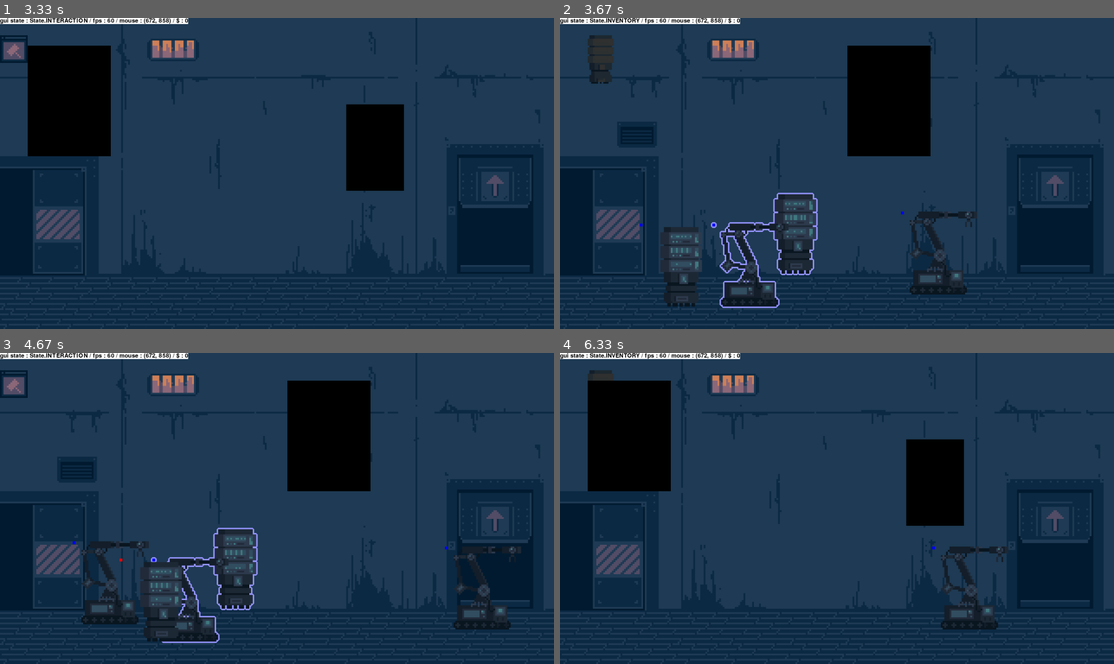
Above: before the commit, frames 1-4 (two rows, left to right).
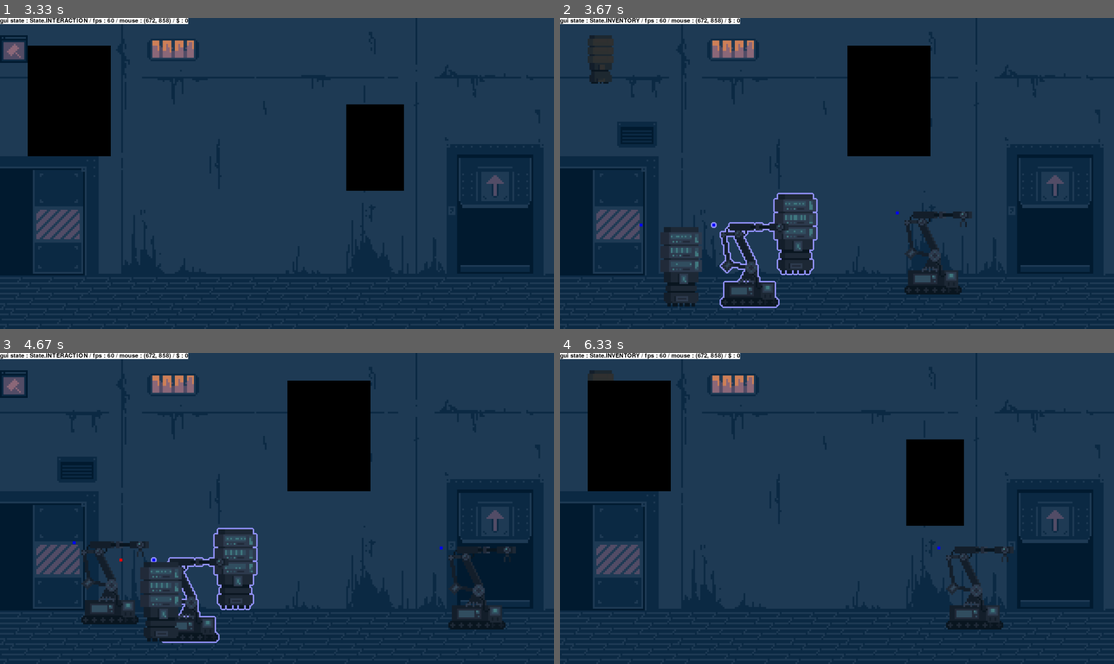
Above: after the commit, the same moments.

Repository: PouchyCorp/TrophNSI
Game: pygame game, started from sources/main.py
Two runs of this game, one before a commit and one after it. Both use one fixed random seed, a clock stepped at 60 frames per second and the inputs below.
Inputs (mouse positions are in pixels of both pictures, inside the frame that each line leads up to):
- Up to frame 1 (3.33 s): click (326, 101) at 0.38 s; hold Up 0.67-1.13 s; tap Space at 0.73, 1.03, 1.23, 2.57, 2.97 s; tap B at 0.82, 3.05 s; hold Down 1.17-1.47 s; click (38, 58) at 1.55 s; tap N at 1.83 s; click (193, 263) at 2.22 s; hold Up 2.5-2.87 s; hold Down 2.9-3.27 s; hold Up from 3.3 s (still down)
- Up to frame 2 (3.67 s): tap Space at 3.37 s; release Up at 3.6 s; hold Down from 3.63 s (still down)
- Up to frame 3 (4.67 s): tap Space at 3.7, 4.03, 4.43 s; release Down at 3.93 s; hold Up 3.97-4.33 s; tap B at 4.12 s; hold Down from 4.37 s (still down)
- Up to frame 4 (6.33 s): release Down at 4.73 s; hold Up 4.77-5.07 s; tap Space at 4.83, 5.17, 5.5, 5.9, 6.3 s; hold Down 5.1-5.4 s; tap B at 5.25 s; hold Up 5.43-5.8 s; hold Down 5.83-6.2 s; hold Up from 6.23 s (still down)

Frame 1 is identical in both runs. In frame 2, 0.7% of the frame differs, in the area x 60-75%, y 62-89%; in frame 3, 0.5%; in frame 4, 0.7%, in the area x 67-82%, y 62-89%.

Commit message:
meilleur pathfinding

Diff:
--- a/sources/main.py
+++ b/sources/main.py
@@ -54,7 +54,7 @@
 inventory: Inventory = Inventory()
 # inventory.inv.append(Placeable('654564231',Coord(1,(121,50)), sprite.P1))
 # inventory.inv.append(Placeable('6545dqw231',Coord(1,(121,50)), sprite.P2))
-inventory.inv.append(Placeable('6gqeeqd4231', Coord(1, (121, 50)), sprite.P3, anim=anim, y_constraint=600))
+inventory.inv.append(Placeable('6gqeeqd4231', Coord(1, (121, 50)), sprite.P3, anim=anim, y_constraint=600, tag="decoration"))
 
 build_mode: Build_mode = Build_mode()
 destruction_mode: Destruction_mode = Destruction_mode()
@@ -74,8 +74,7 @@
 
         for placeable in current_room.placed:
             if placeable.rect.collidepoint(mouse_pos.xy):
-                color = (150, 150, 255) if not destruction_mode.in_destruction_mode else (
-                    255, 0, 0)
+                color = (150, 150, 255) if not destruction_mode.in_destruction_mode else (255, 0, 0)
                 placeable.draw_outline(WIN, color)
 
         events = pg.event.get()
--- a/sources/objects/bot.py
+++ b/sources/objects/bot.py
@@ -128,11 +128,11 @@
 
     def logic(self, rooms : frozenset[Room]):
         '''finite state machine (FSM) implementation for bot ai'''
+
         match self.state:
             case Bot_states.IDLE:
                 draw.rect(self.surf, "red", (0,0,10,10))
 
-                print(self.is_inline)
 
                 #search for objects to walk to if not inline
                 if not self.is_inline:
@@ -142,20 +142,22 @@
                             if placeable.tag == "decoration":
                                 potential_destinations.append(placeable.coord.copy())
 
-                    print(potential_destinations)
                     self.target_coord = choice(potential_destinations)
 
-                if self.coord.x != self.target_coord.x:
+                if (self.coord.x, self.coord.room_num) != (self.target_coord.x, self.target_coord.room_num):
                     self.state = Bot_states.WALK
+                    #print(f'walking to x = {self.target_coord}')
+                    #print(f"changed state to {self.state}")
 
             case Bot_states.WALK:
                 draw.rect(self.surf, "blue", (0,0,10,10))
 
-                if self.coord.x == self.target_coord.x:
+                if (self.coord.x, self.coord.room_num) == (self.target_coord.x, self.target_coord.room_num):
                     self.state = Bot_states.IDLE
+                    #print(f"changed state to {self.state}")
 
                 self.move_to_target_coord()
-                #print(f'walking to x = {self.target_coord.x}')
+
 
             case _:
                 raise Exception('bot should not have this state')
--- a/sources/objects/build_mode.py
+++ b/sources/objects/build_mode.py
@@ -56,6 +56,7 @@
     def place(self, room_num) -> Placeable:
         self.selected_placeable.move(Coord(room_num, self.ghost_rect.topleft))
         self.selected_placeable.placed = True
+        #print(self.selected_placeable)
         return self.selected_placeable
 
 class Destruction_mode():
--- a/sources/objects/coord.py
+++ b/sources/objects/coord.py
@@ -47,6 +47,11 @@
             y = self.y - (self.y % self.__pixelSize)
         return (x, y)
 
+    def __eq__(self, value):
+        if self.xy == value.xy and self.room_num == value.room_num:
+            return True
+        return False
+
     def copy(self):
         return Coord(self.room_num, self.xy)
 
